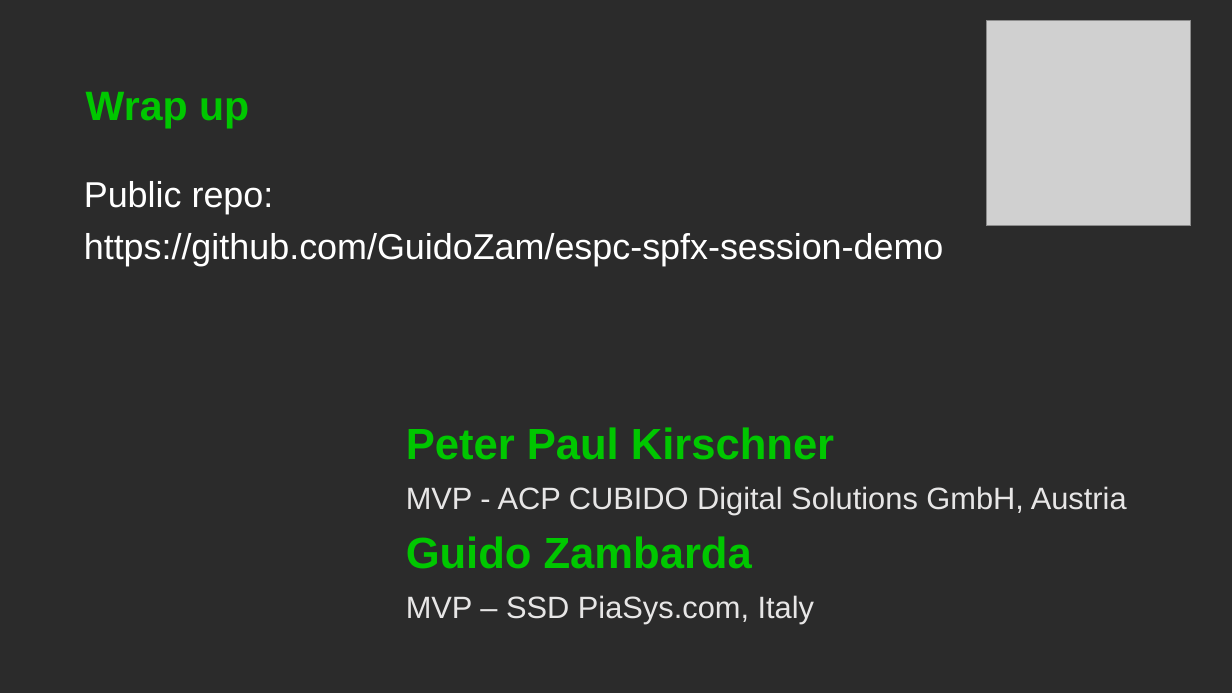
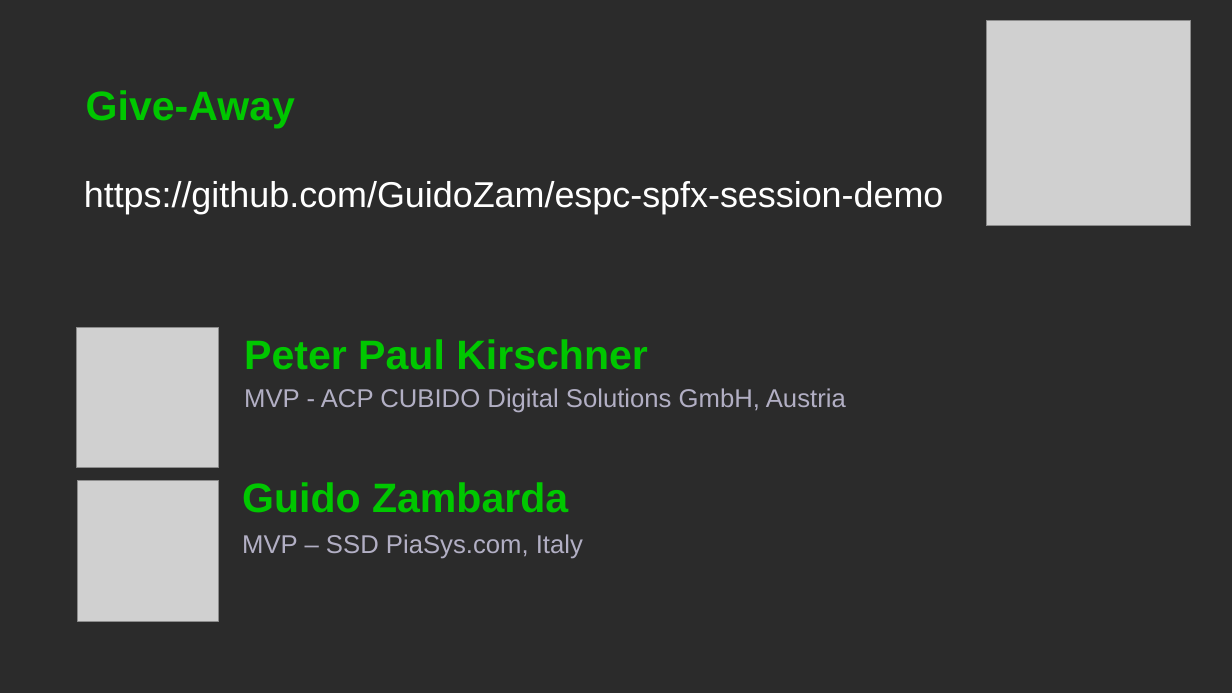
Before and after one commit to GuidoZam/espc-spfx-session-demo, a slide deck: slide 17 of .demo/ESPC25_SPFx_Slides.pptx (slide 15 before the commit). Drawn at 1232x693 pixels with LibreOffice and Linux fonts; fonts in the diff are those of the drawing; grey boxes stand for pictures; background and template pictures are left out; a plain dark background stands for a picture behind light text. Boxes give left, top, right and bottom in pixels: in the first picture for what was removed or moved away, otherwise in the second. Text is boxed around its words. In the diff, an @@ line names an element or a change of style, - is before the commit and + after.

Commit message:
Final slide deck

```diff
--- a/.demo/ESPC25_SPFx_Slides.pptx
+++ b/.demo/ESPC25_SPFx_Slides.pptx
@@ title at (86, 90, 295, 129): text changed @@
-Wrap up
+Give-Away
@@ text at (84, 181, 274, 214): paragraph removed @@
-Public repo:
@@ picture added at (77, 327, 219, 468) @@
@@ text "Peter Paul Kirschner" at (244, 339, 648, 370): size 34 to 32 pt @@
@@ text "Peter Paul Kirschner": place and size @@
-text "Peter Paul Kirschner" at (406, 427, 834, 460)
+text "Peter Paul Kirschner" at (244, 339, 648, 370)
@@ text "MVP - ACP CUBIDO Digital ..." at (244, 388, 846, 413): size 24 to 20 pt, text colour #E7E6E6 to #B2AFC4 @@
@@ text "MVP - ACP CUBIDO Digital ...": place and size @@
-text "MVP - ACP CUBIDO Digital ..." at (406, 486, 1127, 515)
+text "MVP - ACP CUBIDO Digital ..." at (244, 388, 846, 413)
@@ text "Guido Zambarda": place and size @@
-text "Guido Zambarda" at (406, 536, 752, 569)
+text "Guido Zambarda" at (242, 482, 568, 513)
@@ text "Guido Zambarda" at (242, 482, 568, 513): size 34 to 32 pt @@
@@ picture added at (78, 481, 219, 622) @@
@@ text "MVP – SSD PiaSys.com, Italy": place and size @@
-text "MVP – SSD PiaSys.com, Italy" at (406, 595, 814, 624)
+text "MVP – SSD PiaSys.com, Italy" at (242, 534, 583, 559)
@@ text "MVP – SSD PiaSys.com, Italy" at (242, 534, 583, 559): size 24 to 20 pt, text colour #E7E6E6 to #B2AFC4 @@
```
Also in this commit, not shown: 3 other slides changed, 2 slides added.
